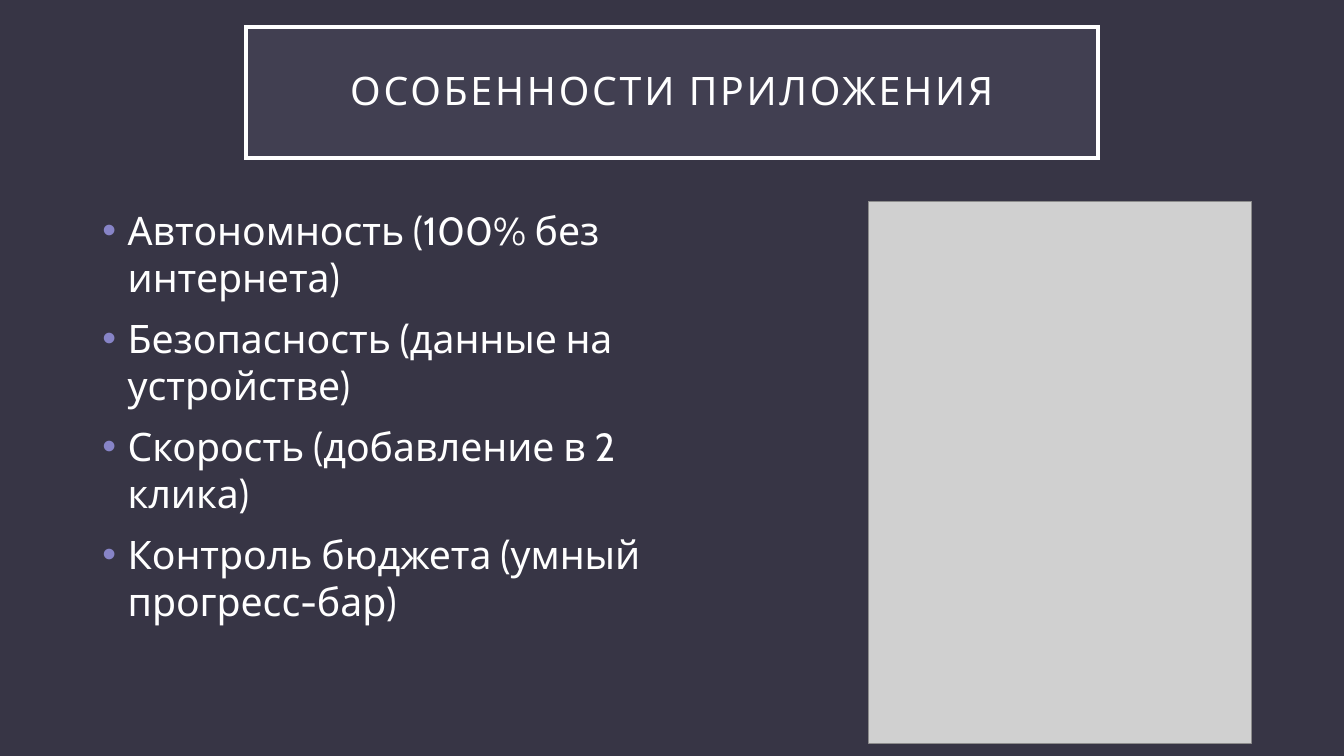
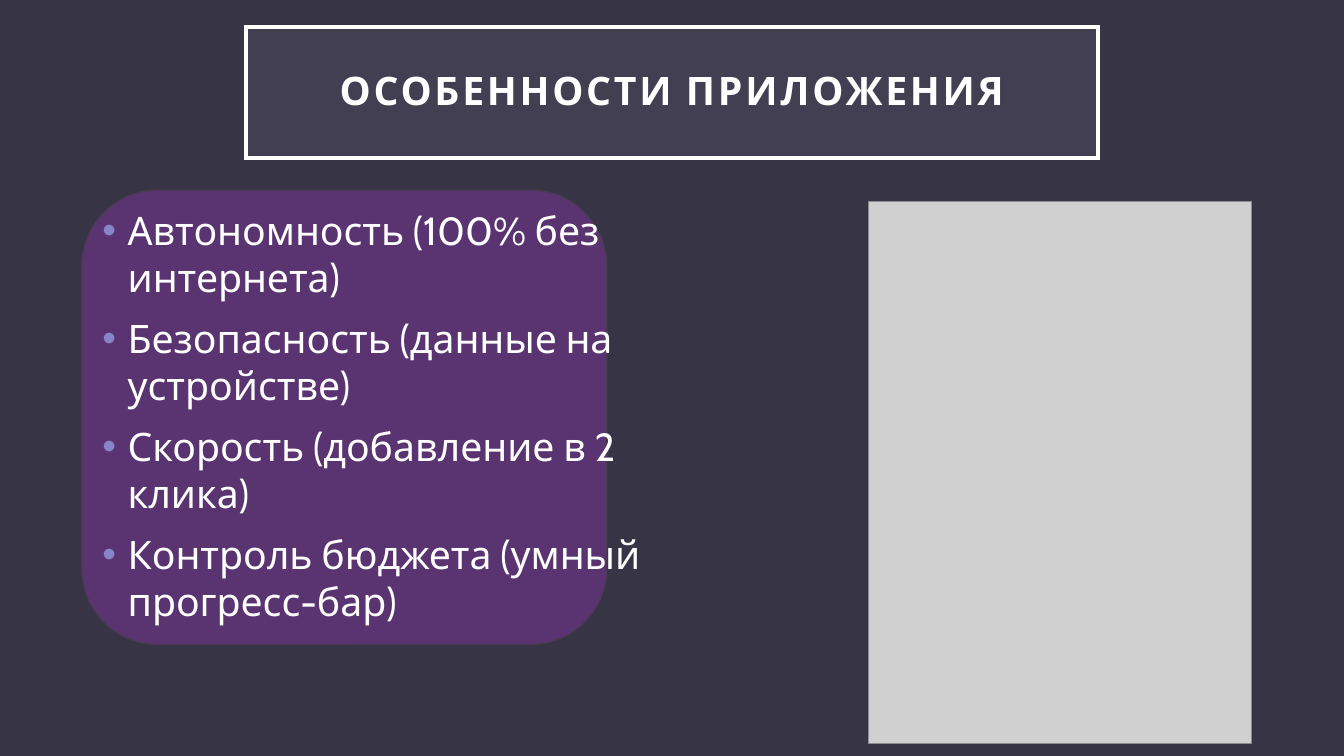
Before and after one commit to fl0k1337/qwe, a slide deck: slide 4 of Разработка мобильного приложения «ExpenseTracker».pptx. Drawn at 1344x756 pixels with LibreOffice and Linux fonts; fonts in the diff are those of the drawing; grey boxes stand for pictures. Boxes give left, top, right and bottom in pixels: in the first picture for what was removed or moved away, otherwise in the second. Text is boxed around its words. In the diff, an @@ line names an element or a change of style, - is before the commit and + after.

```diff
--- a/Разработка мобильного приложения «ExpenseTracker».pptx
+++ b/Разработка мобильного приложения «ExpenseTracker».pptx
@@ title "ОСОБЕННОСТИ ПРИЛОЖЕНИЯ" at (246,27,1098,158): bold on @@
@@ rounded rectangle added at (82,191,607,644), fill #5A3471, outline #4C3A57 1 pt @@
```
Also in this commit, not shown: 8 other slides changed.
